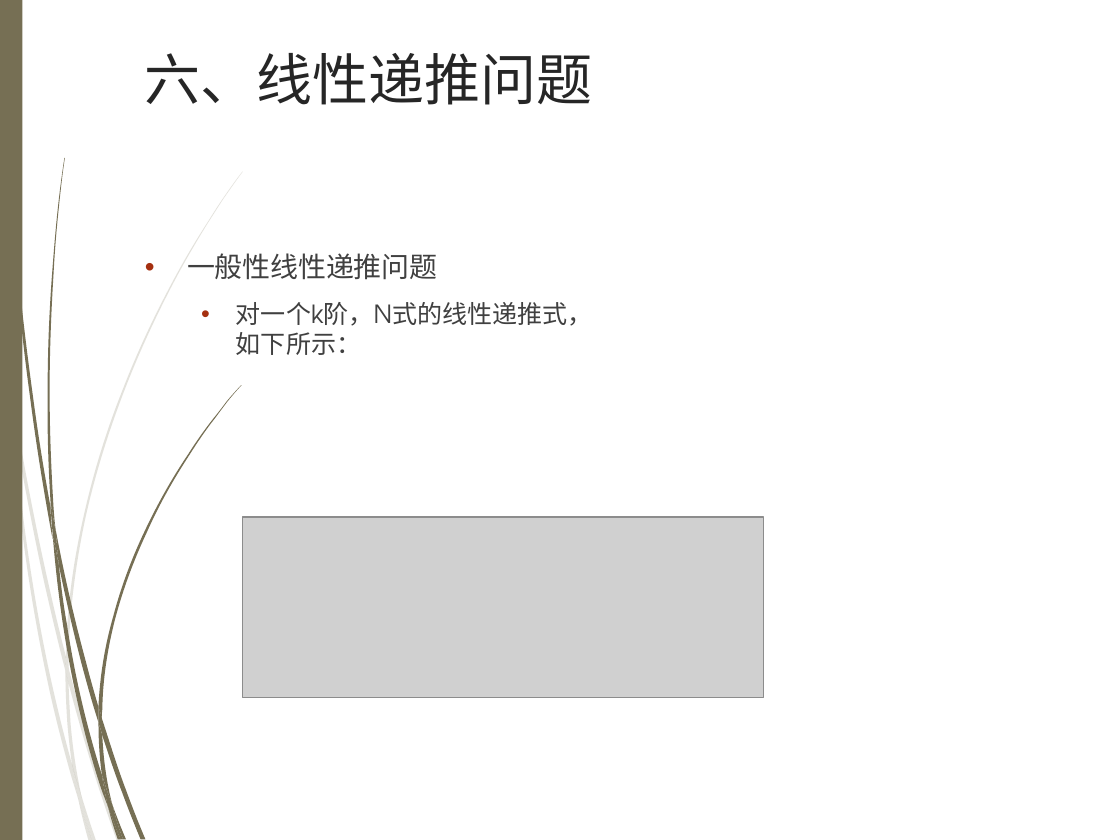
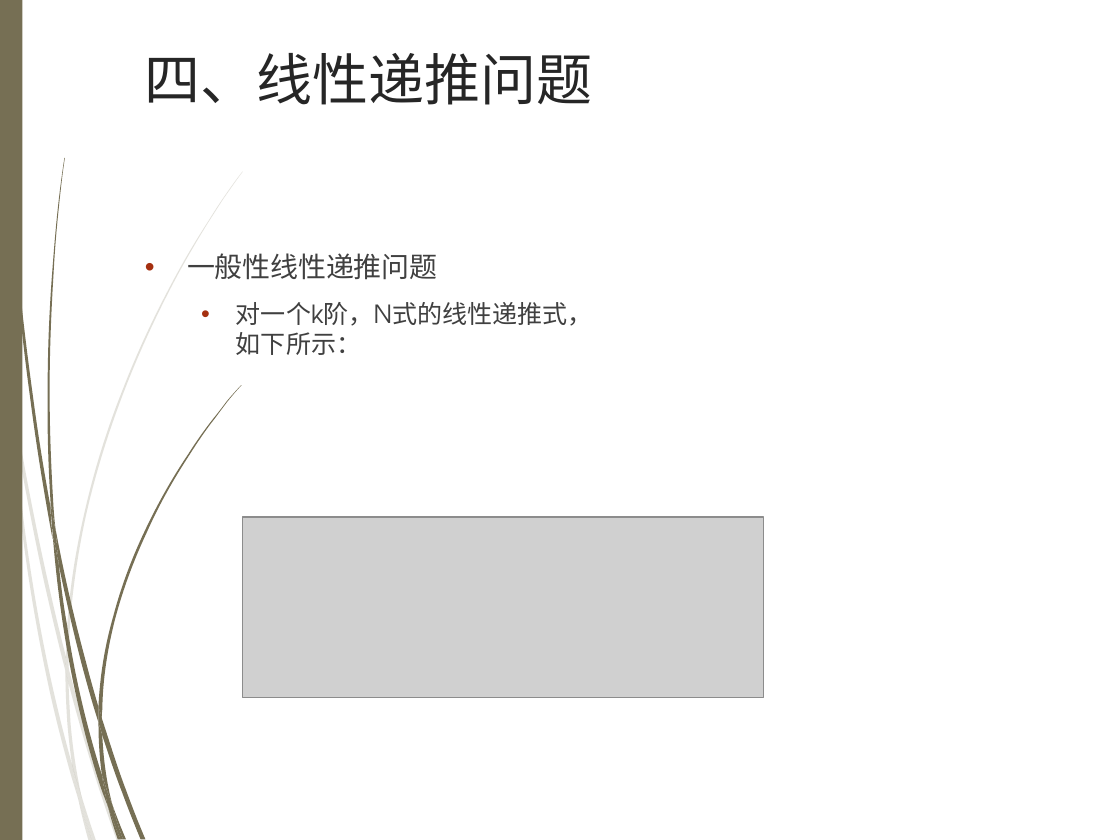
Before and after one commit to TeacherPeng/Parallel, a slide deck: slide 11 of 教案/并行算法.pptx (slide 17 before the commit). Drawn at 1120x840 pixels with LibreOffice and Linux fonts; fonts in the diff are those of the drawing; grey boxes stand for pictures; background and template pictures are left out. Boxes give left, top, right and bottom in pixels: in the first picture for what was removed or moved away, otherwise in the second. Text is boxed around its words. In the diff, an @@ line names an element or a change of style, - is before the commit and + after.

```diff
--- a/教案/并行算法.pptx
+++ b/教案/并行算法.pptx
@@ title at (x1=145, y1=53, x2=593, y2=105): text changed @@
-六、线性递推问题
+四、线性递推问题
```
Also in this commit, not shown: 57 other slides changed.
